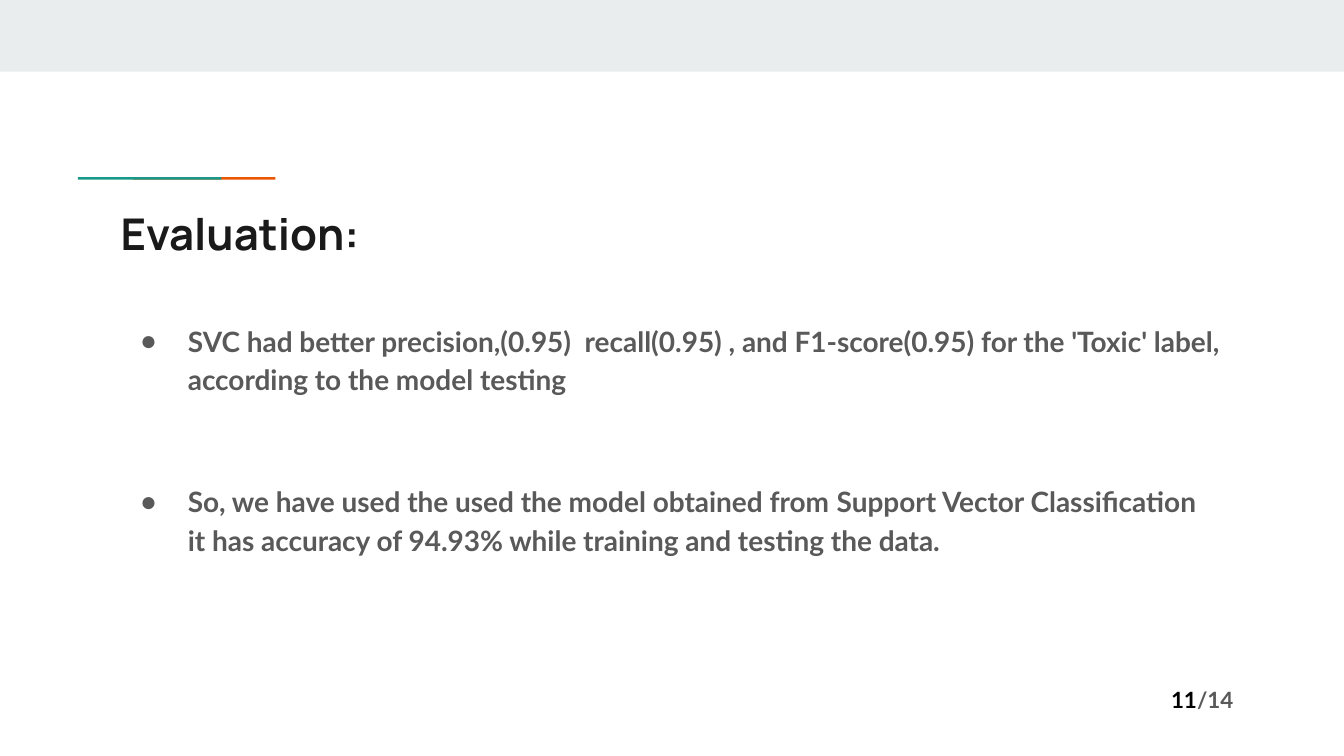
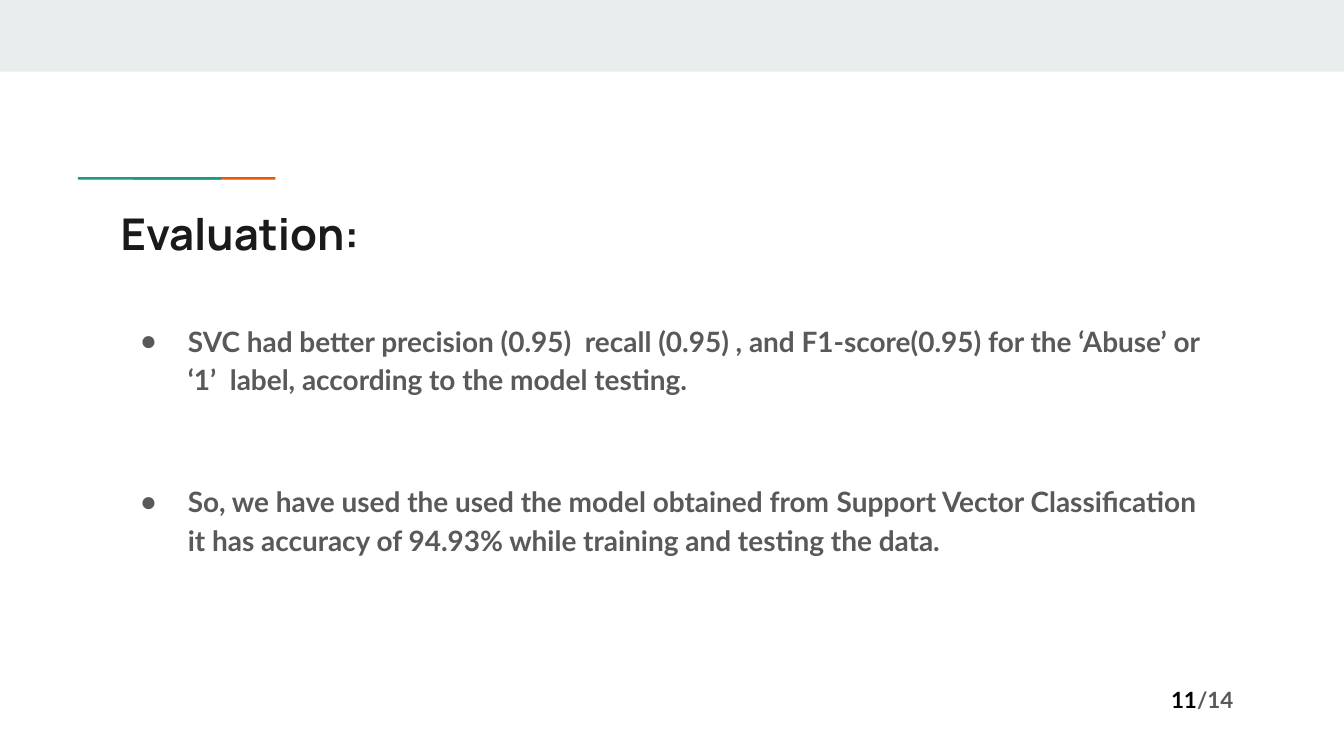
Before and after one commit to bhandarijyoti12/Content-Moderator, a slide deck: slide 11 of AI- Content_Moderation_Presentation.pptx. Drawn at 1344x756 pixels with LibreOffice and Linux fonts; fonts in the diff are those of the drawing. Boxes give left, top, right and bottom in pixels: in the first picture for what was removed or moved away, otherwise in the second. Text is boxed around its words. In the diff, an @@ line names an element or a change of style, - is before the commit and + after.

Commit message:
Updates on presentation file

```diff
--- a/AI- Content_Moderation_Presentation.pptx
+++ b/AI- Content_Moderation_Presentation.pptx
@@ text at box(188, 330, 1201, 395): text changed @@
-● SVC had better precision,(0.95) recall(0.95) , and F1-score(0.95) for the 'Toxic' label, according to the model testing
+● SVC had better precision (0.95) recall (0.95) , and F1-score(0.95) for the ‘Abuse’ or ‘1’ label, according to the model testing.
```
